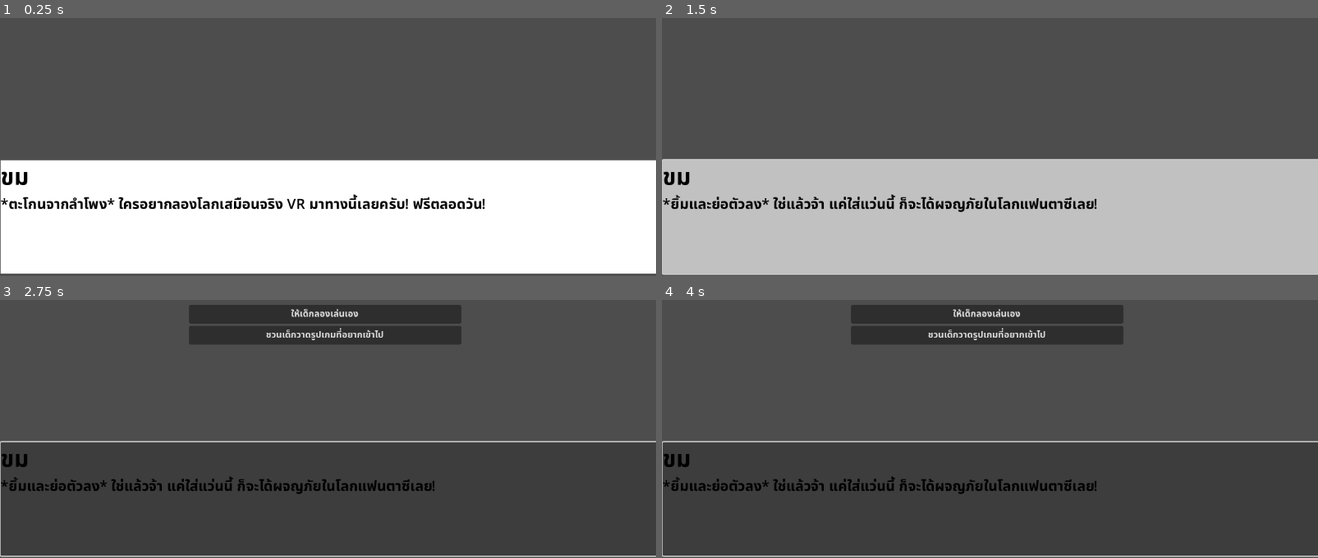
Above: before the commit, frames 1-4 (two rows, left to right).
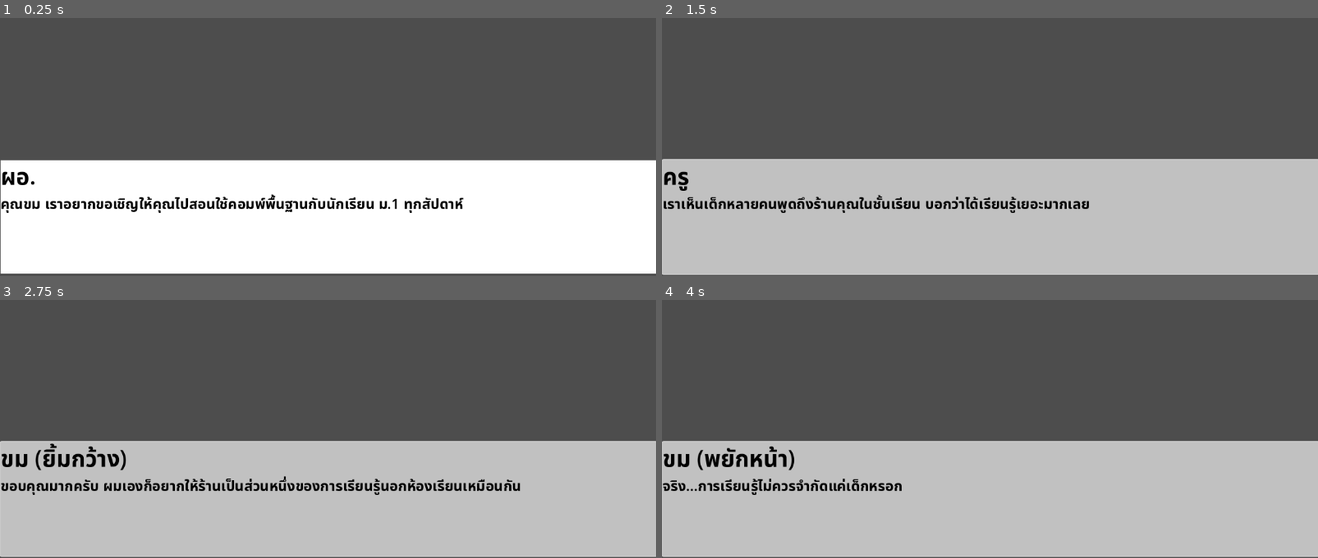
Above: after the commit, the same moments.

Repository: HeHHeyboi/BakChangKhom
Game: Godot game, scene res://Scene/Dialog_Scene.tscn
Same seed, same stepped clock (60 frames per second), same inputs: the game is played once before the commit and once after it. The project has no main scene, so this scene is started directly.
Inputs (mouse positions are in pixels of both pictures, inside the frame that each line leads up to):
- Up to frame 1 (0.25 s): no input
- Up to frame 2 (1.5 s): click "ขม" (after the commit: "ผอ.") at 0.5 s; click "เด็กหญิง" (after the commit: "ขม") at 1.25 s
- Up to frame 3 (2.75 s): click "ขม" (after the commit: "ครู") at 2 s
- Up to frame 4 (4 s): click (990, 498) at 2.75 s, where only the run after the commit has a clickable "ขม (ยิ้มกว้าง)"; click (990, 498) at 3.5 s, where only the run after the commit has a clickable "มิ้น (กระซิบ)"

The runs differ from the first frame. In frame 1, 2.1% of the frame differs, in the area x 0-74%, y 59-76%; in frame 2, 2.0%; in frame 3, 49%; in frame 4, 49%, in the area x 0-100%, y 1-100%.

Commit message:
Change some code

Diff:
--- a/Scene/Dialog_Scene.tscn
+++ b/Scene/Dialog_Scene.tscn
@@ -28,7 +28,7 @@
 NameBox = NodePath("PanelContainer/NameBox")
 ChoiceContainer = NodePath("ChoiceContainer")
 DialogButton = NodePath("PanelContainer")
-test_file = "Chapter10Village.txt"
+test_file = "Chapter9School.txt"
 
 [node name="PanelContainer" type="Button" parent="."]
 layout_mode = 1
--- a/Scripts/dialog_scene.gd
+++ b/Scripts/dialog_scene.gd
@@ -11,17 +11,19 @@
 const DIALOG = "dialog"
 const CHOICE = "choice"
 const TXT_PATH = "res://Assets/"
-var dialog_stack: Array[int] = [0]
-var select_Choice: String
-var ChoiceDict := {}
+
+var dialog_stack: Array[String] = [DIALOG]
+var index_stack: Array[int] = [0]
+var current_dialog: Array
+var DialogDict := {DIALOG: []}
 var choiceButton = preload("res://Scene/DialogChoice.tscn")
-var MainDialog: Array[String]
 
 
 # NOTE: มีไว้ test
 func _ready():
 	read_file(TXT_PATH + test_file)
-	show_text(MainDialog[dialog_stack[-1]])
+	current_dialog = DialogDict[dialog_stack[-1]]
+	show_text(current_dialog[index_stack[-1]])
 	# print("MainDialog Size: ", len(MainDialog))
 
 
@@ -45,28 +47,23 @@
 		var header = split.get(0).to_lower()
 		match header:
 			DIALOG, CHOICE:
-				if type == "dialog":
-					MainDialog.append(line)
-				else:
-					ChoiceDict[type].append(line)
+				DialogDict[type].append(line)
 			_:
 				if header == "":
 					type = "dialog"
 					continue
-				if !ChoiceDict.has(header):
-					ChoiceDict[header] = []
+				if !DialogDict.has(header):
+					DialogDict[header] = []
 					type = header
 					continue
 	# print(MainDialog)
-	# print(ChoiceDict)
+	print(DialogDict)
 	file.close()
 
 
 # TODO:
 # 	1. Parse header "Choice"
 # 	2. other thing too
-
-
 func show_text(text: String):
 	var parse = parse_text(text)
 	DialogButton.disabled = false
@@ -102,42 +99,28 @@
 
 
 func next_text() -> void:
-	dialog_stack[-1] += 1
-	var current_dialog = MainDialog
-	# print("Start", current_dialog)
-	var has_selectChoice = ChoiceDict.has(select_Choice)
-	print(dialog_stack)
+	index_stack[-1] += 1
+	while index_stack.size() > 0 and index_stack[-1] >= current_dialog.size():
+		index_stack.pop_back()
+		dialog_stack.pop_back()
+		if dialog_stack.size() == 0:
+			self.visible = false
+			return
 
-	if has_selectChoice:
-		current_dialog = ChoiceDict[select_Choice]
+		current_dialog = DialogDict[dialog_stack[-1]]
 
-		# for i in range(len(dialog_stack) - 1, -1, -1):
-		# print(i)
-	for i in range(len(dialog_stack) - 1, -1, -1):
-		if dialog_stack[-1] >= len(current_dialog):
-			dialog_stack.pop_back()
-			select_Choice = ""
-			current_dialog = MainDialog
-
-	if len(dialog_stack) == 0:
-		self.visible = false
-		return
-	show_text(current_dialog[dialog_stack[-1]])
+	show_text(current_dialog[index_stack[-1]])
 
 
 func click_choice(button: Button) -> void:
-	select_Choice = button.text
-	# print(select_Choice)
+	var select_Choice = button.text
 
-	dialog_stack[-1] += 1
-	dialog_stack.append(0)
+	index_stack[-1] += 1
+	index_stack.append(0)
+	dialog_stack.append(select_Choice)
+	current_dialog = DialogDict[dialog_stack[-1]]
 
-	show_text(ChoiceDict[select_Choice][dialog_stack[-1]])
+	show_text(current_dialog[index_stack[-1]])
 	ChoiceContainer.visible = false
 	for i in ChoiceContainer.get_children():
-		ChoiceContainer.remove_child(i)
-	# dialog_index += 1
-	# if dialog_index >= len(MainDialog):
-	# 	self.visible = false
-	# else:
-	# 	show_text(MainDialog[dialog_index])
+		i.queue_free()
